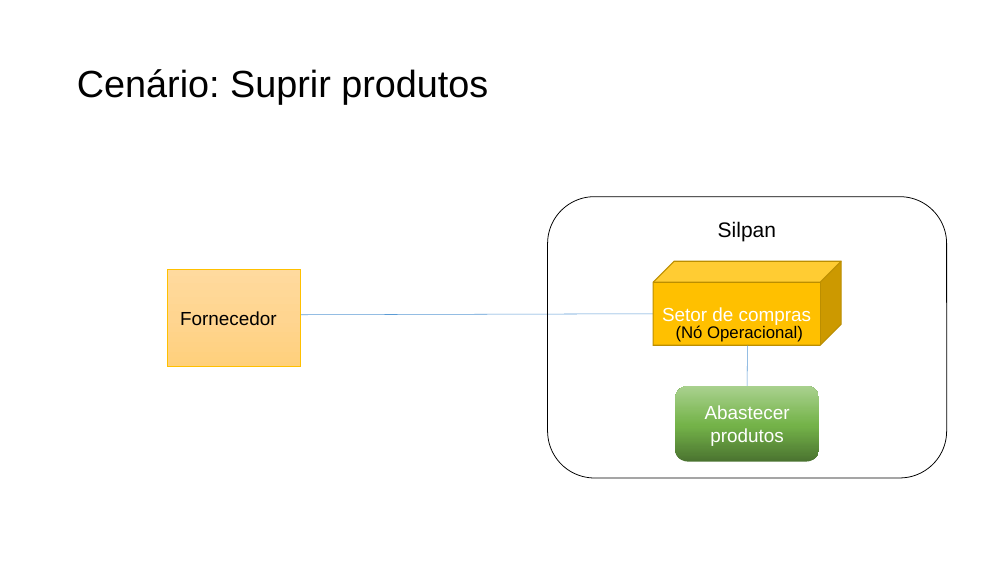
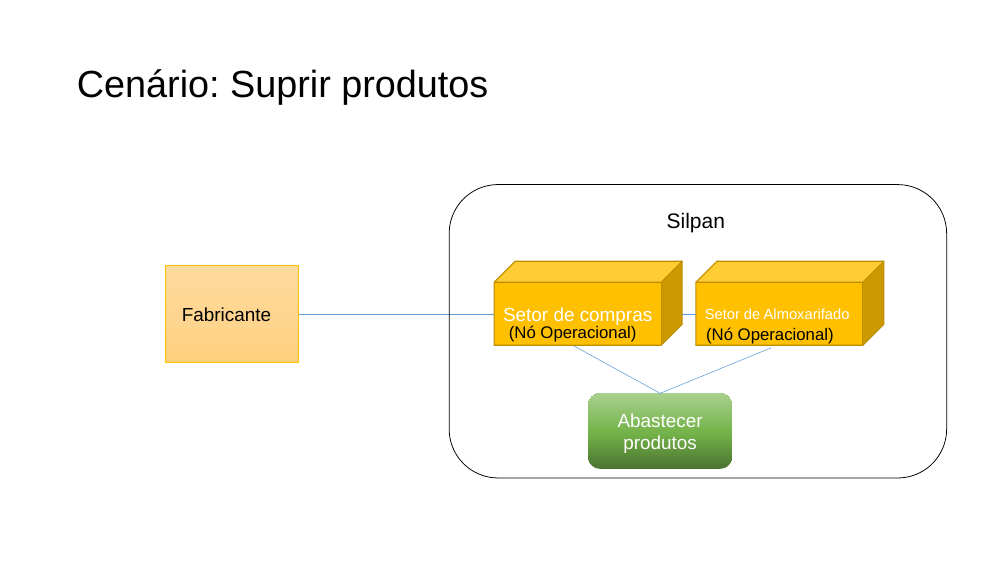
Before and after one commit to Systematicos/FindingApp, a slide deck: slide 6 of Documentation/15._Arquitetura_de_Negócio_para_cada_Cenário.pptx. Drawn at 1008x567 pixels with LibreOffice and Linux fonts; fonts in the diff are those of the drawing. Boxes give left, top, right and bottom in pixels: in the first picture for what was removed or moved away, otherwise in the second. Text is boxed around its words. In the diff, an @@ line names an element or a change of style, - is before the commit and + after.

```diff
--- a/Documentation/15._Arquitetura_de_Negócio_para_cada_Cenário.pptx
+++ b/Documentation/15._Arquitetura_de_Negócio_para_cada_Cenário.pptx
@@ rounded rectangle: place and size @@
-rounded rectangle at (547, 197, 947, 478)
+rounded rectangle at (449, 185, 947, 478)
@@ text "Silpan": place and size @@
-text "Silpan" at (718, 221, 776, 242)
+text "Silpan" at (667, 212, 725, 233)
@@ rectangle "Fabricante": place and size @@
-rectangle "Fabricante" at (167, 269, 301, 367)
+rectangle "Fabricante" at (165, 265, 299, 363)
@@ cube "Setor de compras": place and size @@
-cube "Setor de compras" at (653, 262, 842, 346)
+cube "Setor de compras" at (495, 262, 683, 346)
@@ cube added at (696, 262, 885, 346), fill #FFC000, outline #BD8E00 1 pt, 14 pt, text #FFFFFF @@
+Setor de Almoxarifado
@@ text in rectangle at (182, 307, 271, 322): text changed @@
-Fornecedor
+Fabricante
@@ line moved from (301, 315) - (653, 314) to (299, 314) - (495, 314) @@
@@ text "(Nó Operacional)": place and size @@
-text "(Nó Operacional)" at (676, 324, 803, 342)
+text "(Nó Operacional)" at (509, 324, 636, 342)
@@ line added from (682, 314) to (696, 314), #5B9BD5 0.5 pt @@
@@ text added at (706, 327, 834, 344), 16 pt, text #000000 @@
+(Nó Operacional)
@@ line moved from (748, 346) - (747, 386) to (574, 346) - (660, 393) @@
@@ line added from (771, 348) to (660, 393), #5B9BD5 0.5 pt @@
@@ rounded rectangle "Abastecer produtos": place and size @@
-rounded rectangle "Abastecer produtos" at (675, 386, 819, 462)
+rounded rectangle "Abastecer produtos" at (588, 393, 732, 469)
```
Also in this commit, not shown: 4 other slides changed, 1 slide removed, 6 other files.
